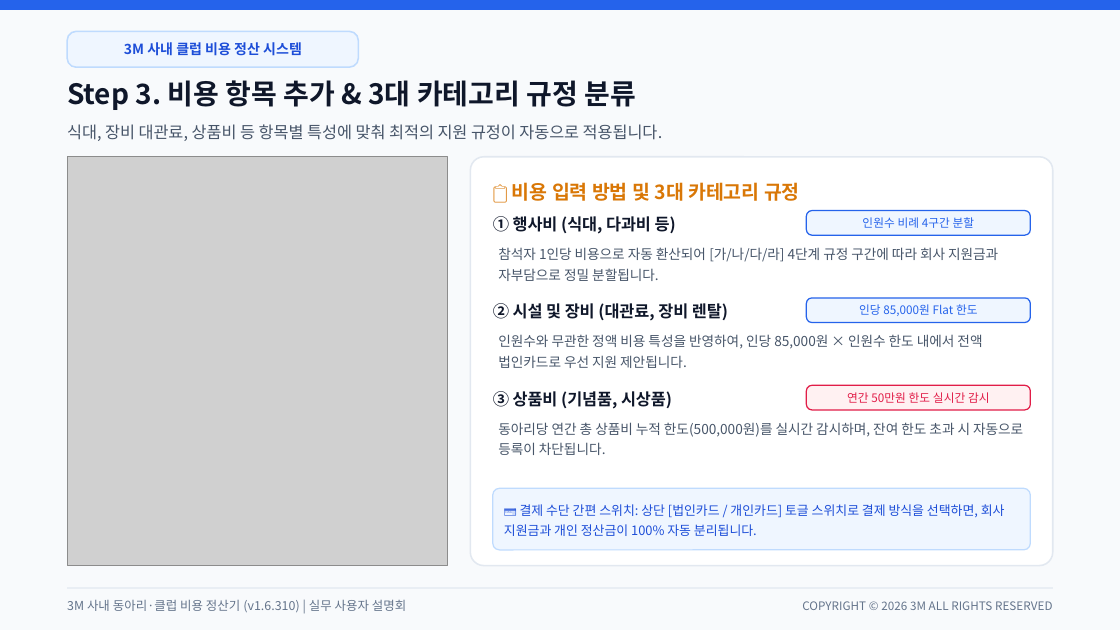
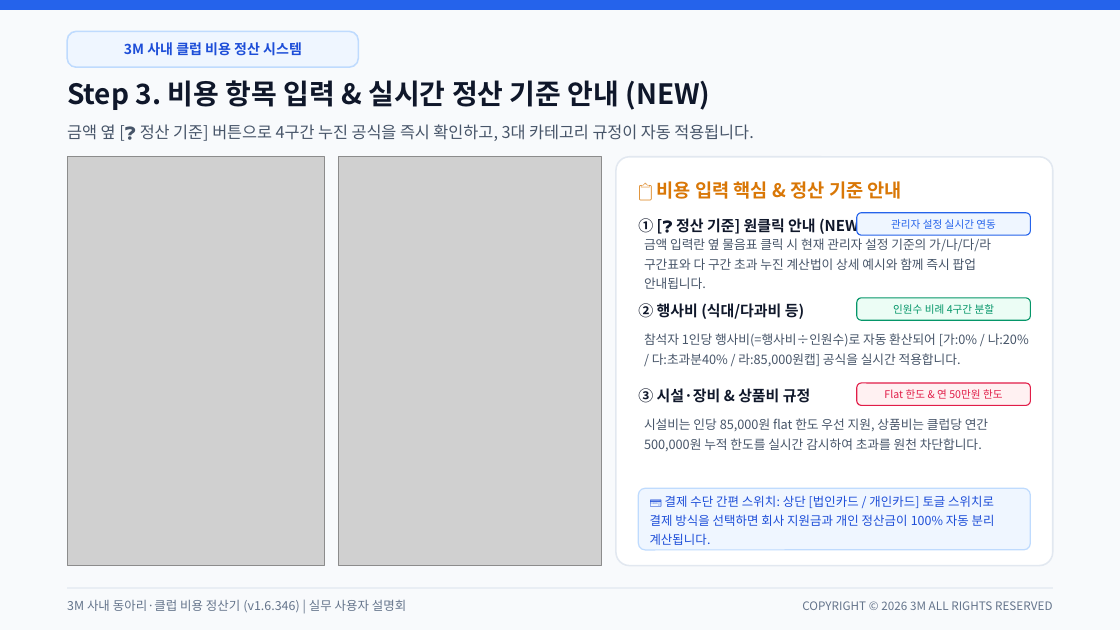
Before and after one commit to gochujangs33-dot/Club-expense, a slide deck: slide 5 of 3M_사내_클럽_비용_정산_시스템_사용_설명회.pptx. Drawn at 1120x630 pixels with LibreOffice and Linux fonts; fonts in the diff are those of the drawing; grey boxes stand for pictures. Boxes give left, top, right and bottom in pixels: in the first picture for what was removed or moved away, otherwise in the second. Text is boxed around its words. In the diff, an @@ line names an element or a change of style, - is before the commit and + after.

Commit message:
docs: 최신 v1.6.346 정식 배포 기준 사용자 설명회 발표자료(PPTX) 업데이트

```diff
--- a/3M_사내_클럽_비용_정산_시스템_사용_설명회.pptx
+++ b/3M_사내_클럽_비용_정산_시스템_사용_설명회.pptx
@@ text at (67, 80, 711, 110): text changed @@
-Step 3. 비용 항목 추가 & 3대 카테고리 규정 분류
+Step 3. 비용 항목 입력 & 실시간 정산 기준 안내 (NEW)
@@ text at (67, 124, 754, 141): text changed @@
-식대, 장비 대관료, 상품비 등 항목별 특성에 맞춰 최적의 지원 규정이 자동으로 적용됩니다.
+금액 옆 [❓ 정산 기준] 버튼으로 4구간 누진 공식을 즉시 확인하고, 3대 카테고리 규정이 자동 적용됩니다.
@@ picture: place and size @@
-picture at (67, 157, 448, 566)
+picture at (67, 157, 325, 566)
@@ picture added at (338, 157, 601, 566) @@
@@ rounded rectangle: place and size @@
-rounded rectangle at (470, 157, 1053, 566)
+rounded rectangle at (616, 157, 1053, 566)
@@ text at (657, 181, 902, 199): text changed; size 12.5 to 12 pt @@
-📋 비용 입력 방법 및 3대 카테고리 규정
+📋 비용 입력 핵심 & 정산 기준 안내
@@ text added at (638, 216, 864, 236), 9.6 pt, text #0F172A, bold @@
+① [❓ 정산 기준] 원클릭 안내 (NEW)
@@ text added at (644, 238, 991, 289), 8.2 pt, text #475569 @@
+금액 입력란 옆 물음표 클릭 시 현재 관리자 설정 기준의 가/나/다/라 구간표와 다 구간 초과 누진 계산법이 상세 예시와 함께 즉시 팝업 안내됩니다.
@@ rounded rectangle: place and size @@
-rounded rectangle at (806, 211, 1030, 235)
+rounded rectangle at (857, 213, 1030, 235)
@@ rounded rectangle at (857, 213, 1030, 235): outline #2563EB 0.8 pt to #2563EB 0.7 pt; proportions changed @@
@@ text at (891, 219, 996, 229): text changed; size 8.8 to 6.8 pt; text colour #475569 to #2563EB @@
-참석자 1인당 비용으로 자동 환산되어 [가/나/다/라] 4단계 규정 구간에 따라 회사 지원금과 자부담으로 정밀 분할됩니다.
+관리자 설정 실시간 연동
@@ text "인원수 비례 4구간 분할": place and size @@
-text "인원수 비례 4구간 분할" at (862, 217, 975, 228)
+text "인원수 비례 4구간 분할" at (893, 304, 995, 314)
@@ text "인원수 비례 4구간 분할" at (893, 304, 995, 314): size 7.5 to 6.8 pt, text colour #2563EB to #059669 @@
@@ rounded rectangle: place and size @@
-rounded rectangle at (806, 298, 1030, 323)
+rounded rectangle at (857, 298, 1030, 320)
@@ rounded rectangle at (857, 298, 1030, 320): fill #EFF6FF to #ECFDF5; outline #2563EB 0.8 pt to #059669 0.7 pt; proportions changed @@
@@ text removed at (493, 303, 728, 321) @@
-② 시설 및 장비 (대관료, 장비 렌탈)
@@ text at (638, 303, 804, 319): text changed; size 10.5 to 9.6 pt @@
-① 행사비 (식대, 다과비 등)
+② 행사비 (식대/다과비 등)
@@ text removed at (859, 304, 978, 316) @@
-인당 85,000원 Flat 한도
@@ text removed at (498, 334, 982, 368) @@
-인원수와 무관한 정액 비용 특성을 반영하여, 인당 85,000원 × 인원수 한도 내에서 전액 법인카드로 우선 지원 제안됩니다.
@@ text added at (644, 333, 1029, 366), 8.2 pt, text #475569 @@
+참석자 1인당 행사비(=행사비÷인원수)로 자동 환산되어 [가:0% / 나:20% / 다:초과분40% / 라:85,000원캡] 공식을 실시간 적용합니다.
@@ text at (638, 388, 811, 403): text changed; size 10.5 to 9.6 pt @@
-③ 상품비 (기념품, 시상품)
+③ 시설·장비 & 상품비 규정
@@ rounded rectangle: place and size @@
-rounded rectangle at (806, 385, 1030, 410)
+rounded rectangle at (857, 383, 1030, 405)
@@ rounded rectangle at (857, 383, 1030, 405): outline #E11D48 0.8 pt to #E11D48 0.7 pt; proportions changed @@
@@ text at (884, 389, 1003, 399): text changed; size 7.5 to 6.8 pt @@
-연간 50만원 한도 실시간 감시
+Flat 한도 & 연 50만원 한도
@@ text at (644, 418, 988, 451): text changed; size 8.8 to 8.2 pt @@
-동아리당 연간 총 상품비 누적 한도(500,000원)를 실시간 감시하며, 잔여 한도 초과 시 자동으로 등록이 차단됩니다.
+시설비는 인당 85,000원 flat 한도 우선 지원, 상품비는 클럽당 연간 500,000원 누적 한도를 실시간 감시하여 초과를 원천 차단합니다.
@@ rounded rectangle: place and size @@
-rounded rectangle at (493, 488, 1030, 550)
+rounded rectangle at (638, 488, 1030, 550)
@@ text at (650, 495, 995, 545): text changed; size 8.3 to 8 pt @@
-💳 결제 수단 간편 스위치: 상단 [법인카드 / 개인카드] 토글 스위치로 결제 방식을 선택하면, 회사 지원금과 개인 정산금이 100% 자동 분리됩니다.
+💳 결제 수단 간편 스위치: 상단 [법인카드 / 개인카드] 토글 스위치로 결제 방식을 선택하면 회사 지원금과 개인 정산금이 100% 자동 분리 계산됩니다.
@@ text at (67, 600, 406, 612): text changed @@
-3M 사내 동아리·클럽 비용 정산기 (v1.6.310) | 실무 사용자 설명회
+3M 사내 동아리·클럽 비용 정산기 (v1.6.346) | 실무 사용자 설명회
```
Also in this commit, not shown: 10 other slides changed, 17 other files.
